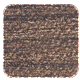
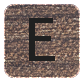
The second w=80, h=80 image is a revision of the first. Changes to its layers:
painted on "dn" over left=3, top=4, right=80, bottom=78
